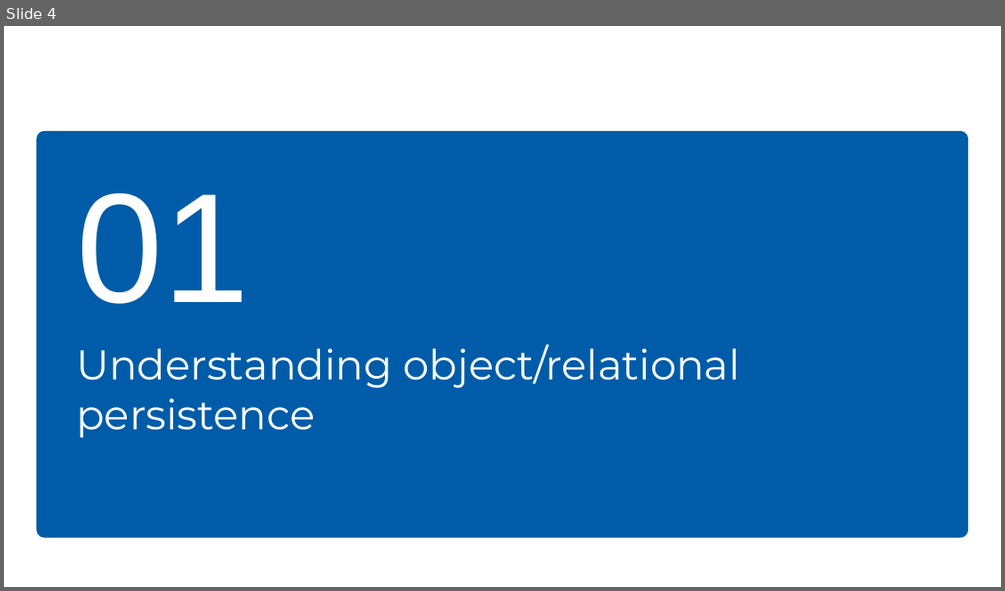
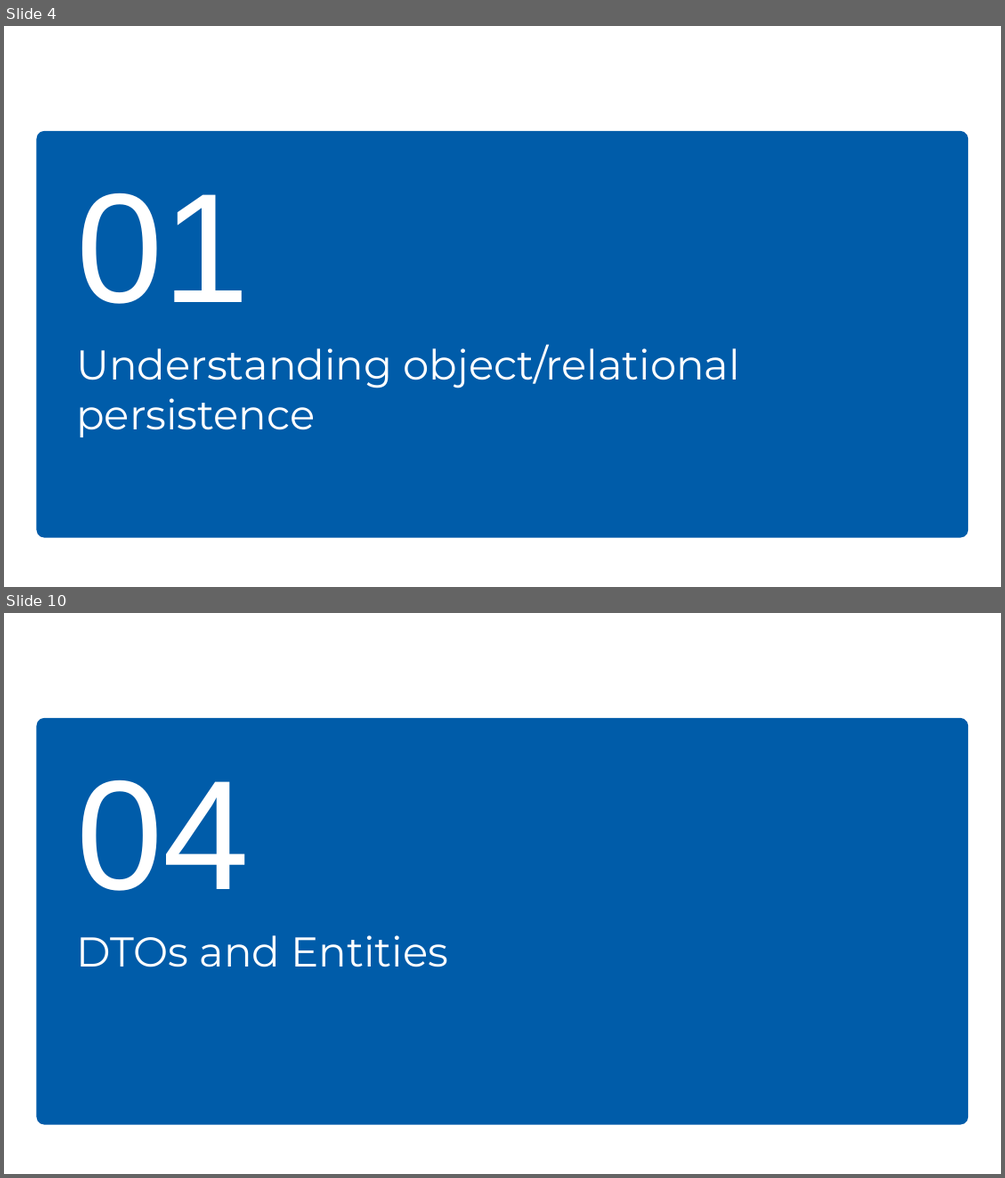
Before and after one commit to kovacivo/hibernate_basics, a slide deck: Hibernate_training-level_basic.pptx. Shown one above the other, each under a label of ours: slide 4 before the commit, slides 4 and 10 after it; the slides between them are not shown. The pictures are 1005x591 and 1005x1178 pixels, drawn with LibreOffice and Linux fonts; fonts in the diff are those of the drawing; background and template pictures are left out. Boxes give left, top, right and bottom in pixels: in the first picture for what was removed or moved away, otherwise in the second. Text is boxed around its words. In the diff, an @@ line names an element or a change of style, - is before the commit and + after.

```diff
--- a/Hibernate_training-level_basic.pptx
+++ b/Hibernate_training-level_basic.pptx
@@ slide 10 added at [4, 613, 1001, 1174], background #FFFFFF; not listed: 1 template element that a slide beside it also shows @@
@@ title added at [76, 779, 250, 891], 150 pt, text #FFFFFF @@
+04
@@ text added at [76, 935, 449, 967], 40 pt, text #FFFFFF @@
+DTOs and Entities
```
Also in this commit, not shown: 32 slides changed, 6 other slides added.
